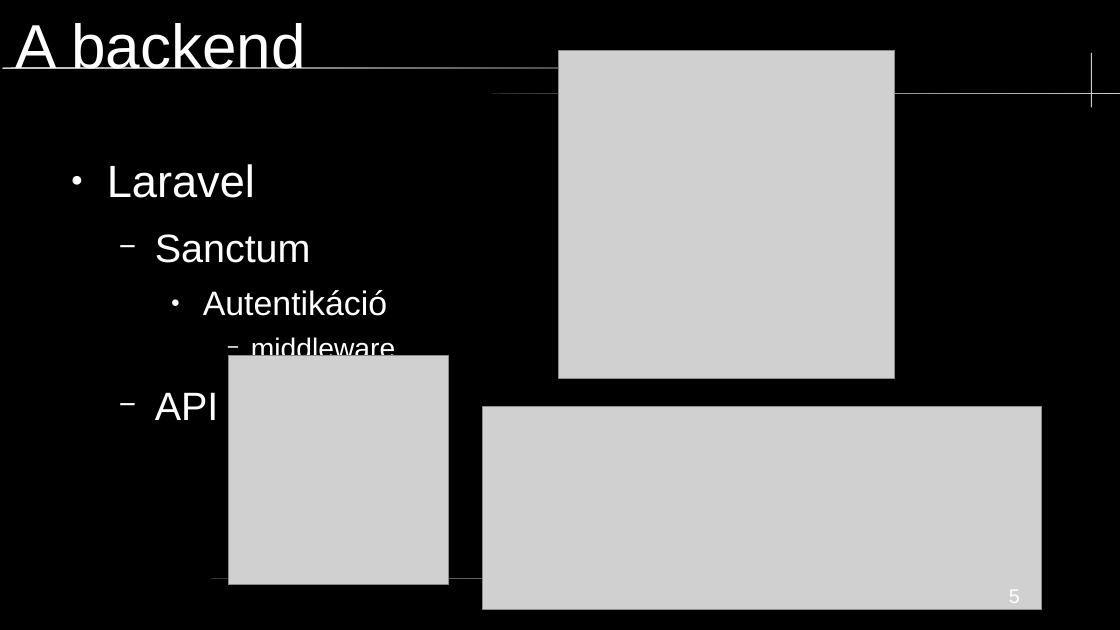
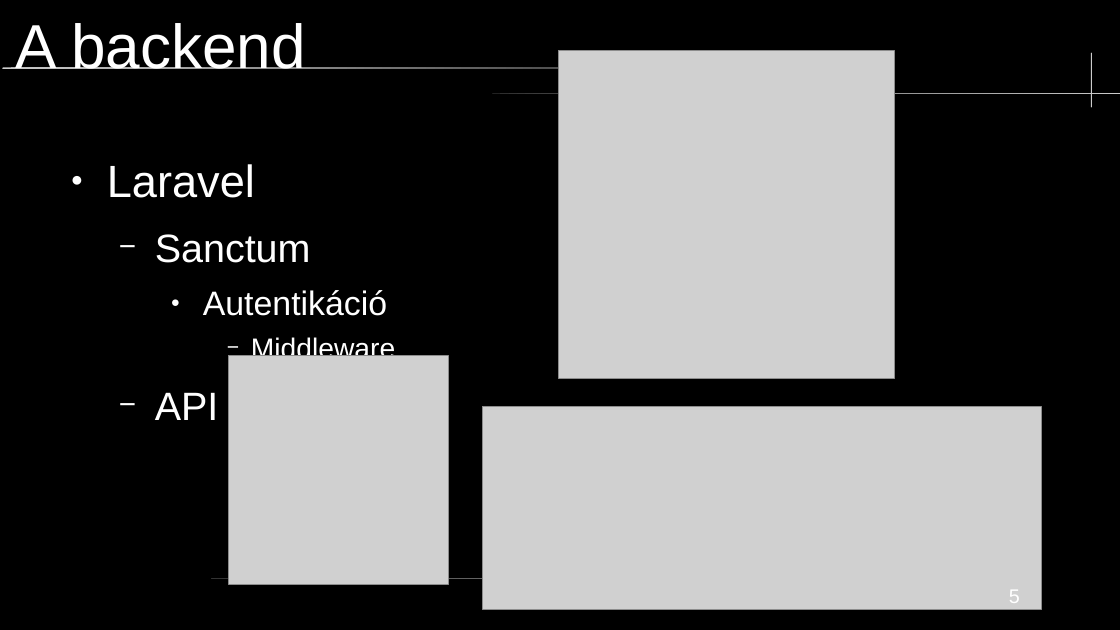
Before and after one commit to mikobalint-szbi/PawnHub, a slide deck: slide 5 of [Developer]/PPT/technikai prezentáció.odp. Drawn at 1120x630 pixels with LibreOffice and Linux fonts; fonts in the diff are those of the drawing; grey boxes stand for pictures. Boxes give left, top, right and bottom in pixels: in the first picture for what was removed or moved away, otherwise in the second. Text is boxed around its words. In the diff, an @@ line names an element or a change of style, - is before the commit and + after.

```diff
--- a/[Developer]/PPT/technikai prezentáció.odp
+++ b/[Developer]/PPT/technikai prezentáció.odp
@@ text at (251,336,395,364): text changed @@
-      − middleware
+      − Middleware
```
Also in this commit, not shown: 1 other slide changed.
